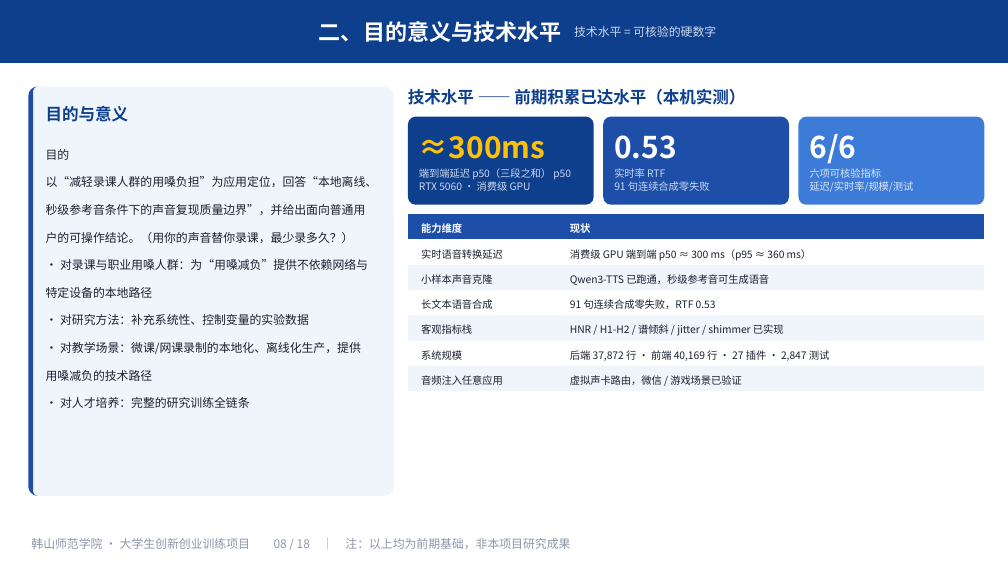
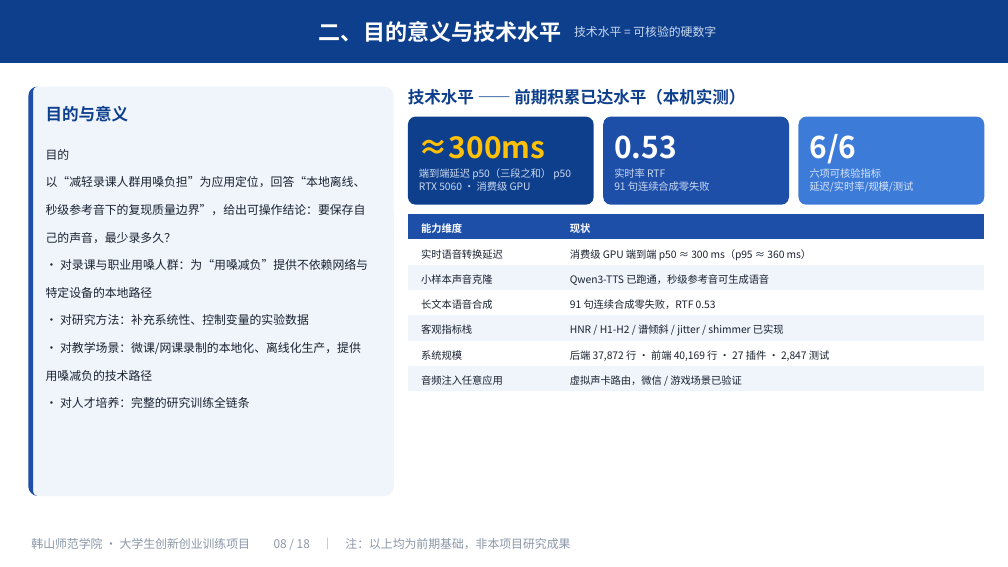
Before and after one commit to mouxu66/voice-morph, a slide deck: slide 8 of docs/大创申报-2026-10/大创申报PPT.pptx. Drawn at 1008x567 pixels with LibreOffice and Linux fonts; fonts in the diff are those of the drawing. Boxes give left, top, right and bottom in pixels: in the first picture for what was removed or moved away, otherwise in the second. Text is boxed around its words. In the diff, an @@ line names an element or a change of style, - is before the commit and + after.

```diff
--- a/docs/大创申报-2026-10/大创申报PPT.pptx
+++ b/docs/大创申报-2026-10/大创申报PPT.pptx
@@ text at box(46, 176, 366, 243): text changed @@
-以“减轻录课人群的用嗓负担”为应用定位，回答“本地离线、秒级参考音条件下的声音复现质量边界”，并给出面向普通用户的可操作结论。（用你的声音替你录课，最少录多久？）
+以“减轻录课人群用嗓负担”为应用定位，回答“本地离线、秒级参考音下的复现质量边界”，给出可操作结论：要保存自己的声音，最少录多久？
```
Also in this commit, not shown: 12 other slides changed, 4 other files.
